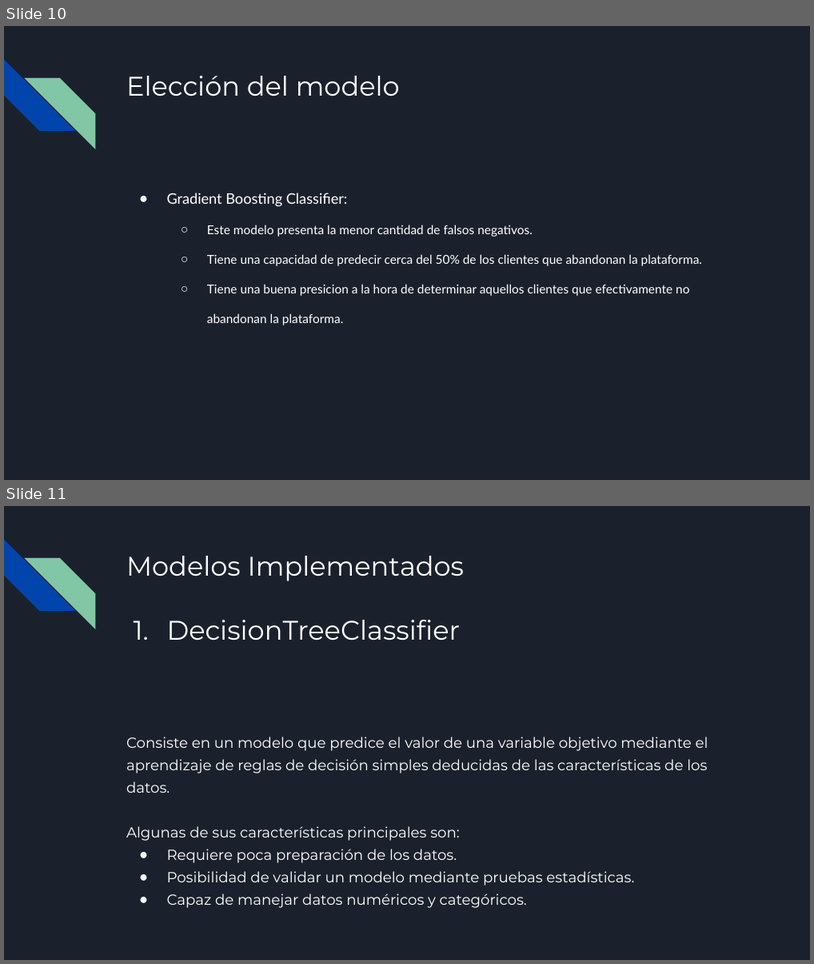
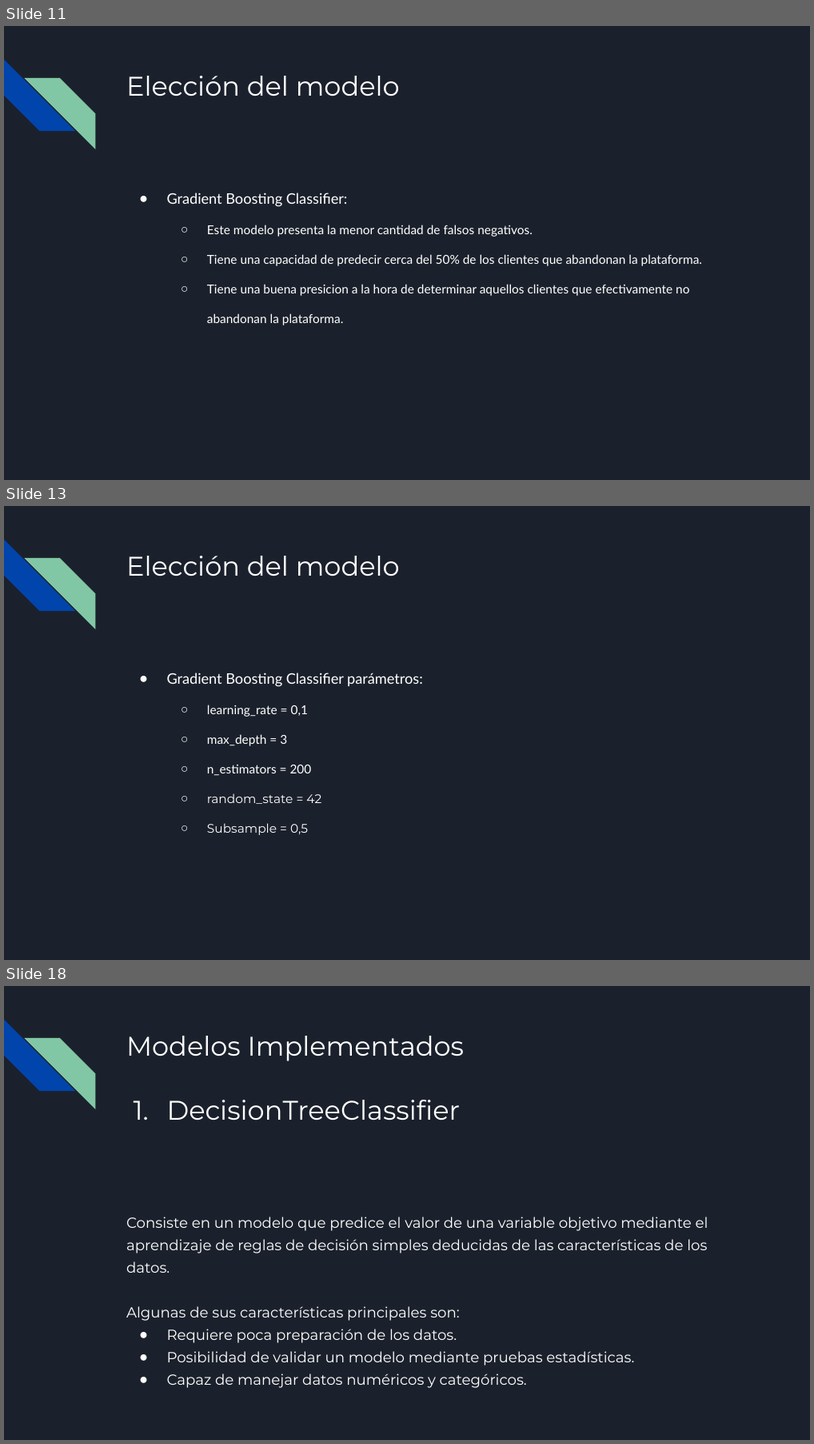
Before and after one commit to RoberthHernandez/churn-prediction-CH, a slide deck: Presentación.pptx. Shown one above the other, each under a label of ours: slides 10 and 11 before the commit, slides 11, 13 and 18 after it; the slides between them are not shown. The pictures are 814x964 and 814x1444 pixels, drawn with LibreOffice and Linux fonts; fonts in the diff are those of the drawing. Boxes give left, top, right and bottom in pixels: in the first picture for what was removed or moved away, otherwise in the second. Text is boxed around its words. In the diff, an @@ line names an element or a change of style, - is before the commit and + after.

```diff
--- a/Presentación.pptx
+++ b/Presentación.pptx
@@ slide 13 added at (x1=4, y1=506, x2=810, y2=960), background #1B212C; not listed: 2 template elements that a slide beside it also shows @@
@@ title added at (x1=126, y1=556, x2=400, y2=576), 24 pt, text #FFFFFF @@
+Elección del modelo
@@ text added at (x1=167, y1=672, x2=423, y2=835), 11 pt, text #FFFFFF @@
+● Gradient Boosting Classifier parámetros:
+  ○ learning_rate = 0,1
+  ○ max_depth = 3
+  ○ n_estimators = 200
+  ○ random_state = 42
+  ○ Subsample = 0,5
@@ what was slide 10 is now slide 11 @@
@@ what was slide 11 is now slide 18 @@
```
Also in this commit, not shown: 6 other slides added, 1 other file.
